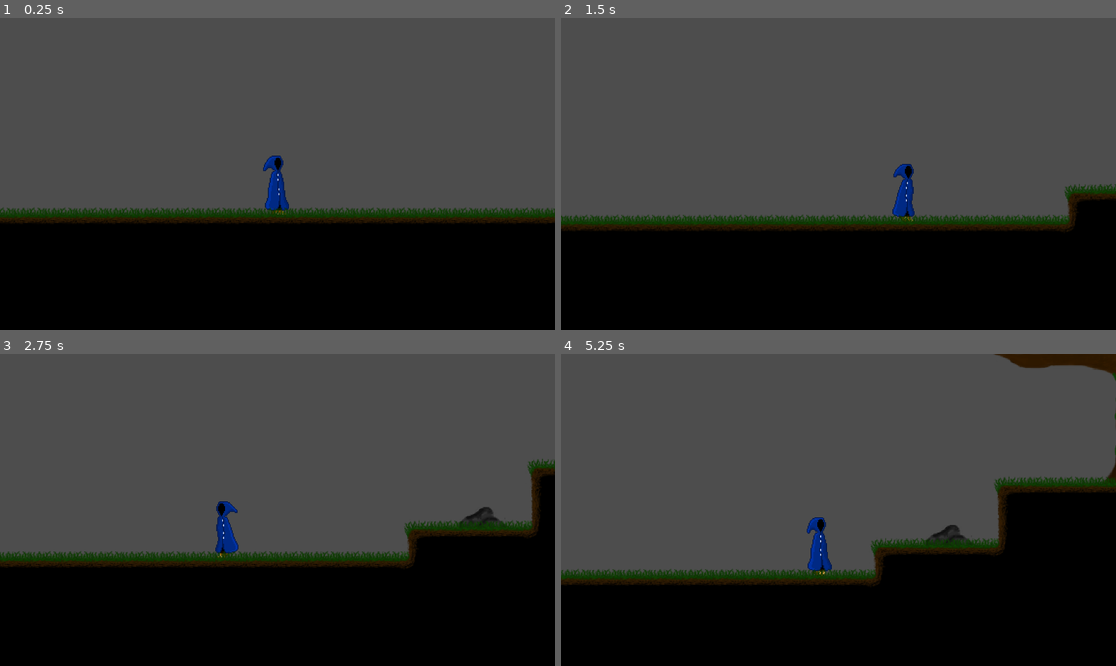
Above: before the commit, frames 1-4 (two rows, left to right).
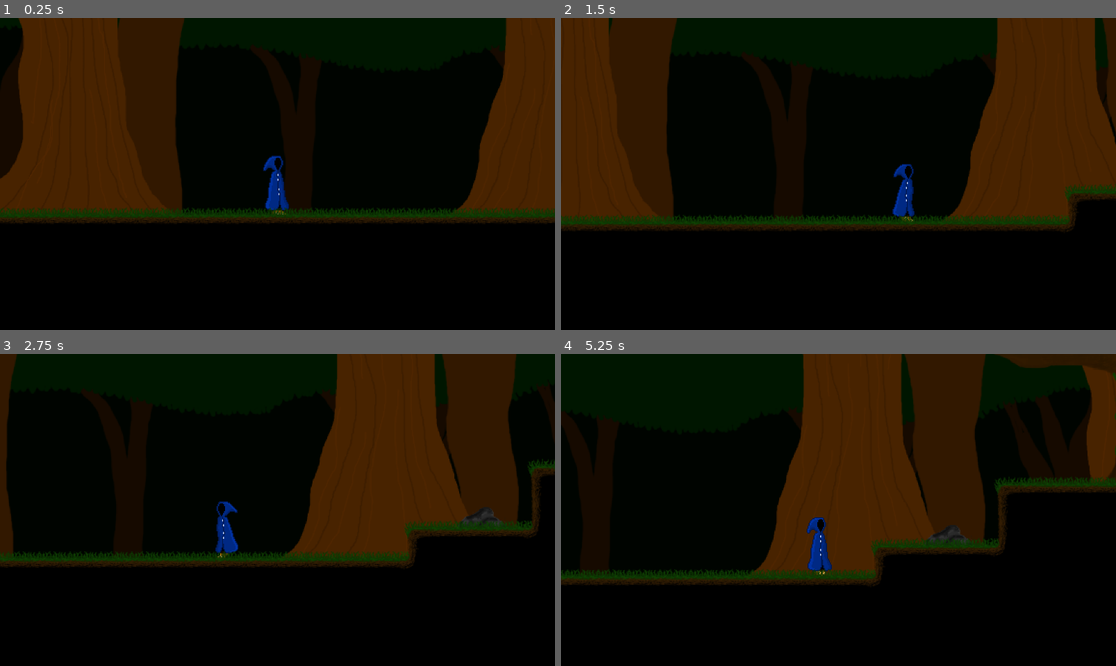
Above: after the commit, the same moments.

Repository: Maurice438361/Nyctophobia-YOGduo
Game: Godot game, scene res://world.tscn
Same seed, same stepped clock (60 frames per second), same inputs: the game is played once before the commit and once after it.
Inputs:
- Up to frame 1 (0.25 s): no input
- Up to frame 2 (1.5 s): tap Enter at 0.5 s; hold D (Right) from 0.53 s (still down); tap Space (Jump) at 0.77 s
- Up to frame 3 (2.75 s): tap Space (Jump) at 1.52 s; release D (Right) at 2.03 s; hold A (Left) from 2.03 s (still down)
- Up to frame 4 (5.25 s): release A (Left) at 2.78 s; hold D (Right) 2.78-4.28 s; tap Space (Jump) at 3.02, 3.77, 4.52 s; hold A (Left) 4.28-5.03 s; hold D (Right) from 5.03 s (still down)

The runs differ from the first frame. In frame 1, 61% of the frame differs, in the area x 0-100%, y 0-64%; in frame 2, 63%, in the area x 0-100%, y 0-66%; in frame 3, 60%; in frame 4, 60%.

Commit message:
Commiting the background now so we don't get merge conflicts.

Diff:
--- a/world.tscn
+++ b/world.tscn
@@ -6,6 +6,12 @@
 [ext_resource type="Texture2D" uid="uid://cc488kgg5j6sf" path="res://assets/TileSets/Grass TileSet  1.1.png" id="3_tlwt5"]
 [ext_resource type="Texture2D" uid="uid://dg4a22he8hgvb" path="res://assets/Objects/TreeWithClimbingVine1.png" id="4_036b0"]
 [ext_resource type="Script" uid="uid://cw0rdsxpa2o1q" path="res://assets/Scripts/Climbing_space_script.gd" id="6_dwbse"]
+[ext_resource type="Texture2D" uid="uid://dpmwkjtcfbkfw" path="res://assets/Sprites/background_layer1.png" id="7_k3n1d"]
+[ext_resource type="Texture2D" uid="uid://bcqejwdrj08ej" path="res://assets/Sprites/background_layer2.png" id="8_2o6r5"]
+[ext_resource type="Texture2D" uid="uid://pi1pfe0ld563" path="res://assets/Sprites/background_layer3.png" id="9_70uel"]
+[ext_resource type="Texture2D" uid="uid://b32m8vurcod2f" path="res://assets/Sprites/background_layer4.png" id="10_hiqwa"]
+[ext_resource type="Texture2D" uid="uid://cktfbf1nex7o" path="res://assets/Sprites/background_layer5.png" id="11_2u3nc"]
+[ext_resource type="Texture2D" uid="uid://cvc0voytxj5xk" path="res://assets/Sprites/background_layer6.png" id="12_udxuc"]
 
 [sub_resource type="TileSetAtlasSource" id="TileSetAtlasSource_fj7yv"]
 texture = ExtResource("1_f3sb7")
@@ -263,6 +269,70 @@
 position = Vector2(146.061, 5.68619)
 shape = SubResource("RectangleShape2D_dwbse")
 
+[node name="ParallaxBackground" type="ParallaxBackground" parent="."]
+scroll_offset = Vector2(20, 0)
+
+[node name="ParallaxLayer" type="ParallaxLayer" parent="ParallaxBackground"]
+position = Vector2(116, 281)
+motion_offset = Vector2(20, 0)
+motion_mirroring = Vector2(800, 0)
+
+[node name="Sprite2D" type="Sprite2D" parent="ParallaxBackground/ParallaxLayer"]
+z_index = -3
+position = Vector2(-234, -260)
+texture = ExtResource("7_k3n1d")
+centered = false
+
+[node name="ParallaxLayer2" type="ParallaxLayer" parent="ParallaxBackground"]
+position = Vector2(116, 281)
+motion_mirroring = Vector2(800, 0)
+
+[node name="Sprite2D" type="Sprite2D" parent="ParallaxBackground/ParallaxLayer2"]
+z_index = -4
+position = Vector2(-234, -260)
+texture = ExtResource("8_2o6r5")
+centered = false
+
+[node name="ParallaxLayer3" type="ParallaxLayer" parent="ParallaxBackground"]
+position = Vector2(116, 281)
+motion_mirroring = Vector2(800, 0)
+
+[node name="Sprite2D" type="Sprite2D" parent="ParallaxBackground/ParallaxLayer3"]
+z_index = -5
+position = Vector2(-234, -260)
+texture = ExtResource("9_70uel")
+centered = false
+
+[node name="ParallaxLayer4" type="ParallaxLayer" parent="ParallaxBackground"]
+position = Vector2(116, 281)
+motion_mirroring = Vector2(800, 0)
+
+[node name="Sprite2D" type="Sprite2D" parent="ParallaxBackground/ParallaxLayer4"]
+z_index = -8
+position = Vector2(-234, -260)
+texture = ExtResource("10_hiqwa")
+centered = false
+
+[node name="ParallaxLayer5" type="ParallaxLayer" parent="ParallaxBackground"]
+position = Vector2(116, 281)
+motion_mirroring = Vector2(800, 0)
+
+[node name="Sprite2D" type="Sprite2D" parent="ParallaxBackground/ParallaxLayer5"]
+z_index = -9
+position = Vector2(-234, -260)
+texture = ExtResource("11_2u3nc")
+centered = false
+
+[node name="ParallaxLayer6" type="ParallaxLayer" parent="ParallaxBackground"]
+position = Vector2(116, 281)
+motion_mirroring = Vector2(800, 0)
+
+[node name="Sprite2D" type="Sprite2D" parent="ParallaxBackground/ParallaxLayer6"]
+z_index = -10
+position = Vector2(-234, -260)
+texture = ExtResource("12_udxuc")
+centered = false
+
 [connection signal="body_entered" from="Climbing_space" to="Climbing_space" method="_on_body_entered"]
 [connection signal="body_exited" from="Climbing_space" to="Climbing_space" method="_on_body_exited"]
 [connection signal="body_entered" from="Climbing_space2" to="Climbing_space2" method="_on_body_entered"]
Binary file added: assets/Sprites/background_layer1.png
Not shown, added: assets/Sprites/background_layer1.png.import
Binary file added: assets/Sprites/background_layer2.png
Not shown, added: assets/Sprites/background_layer2.png.import
Binary file added: assets/Sprites/background_layer3.png
Not shown, added: assets/Sprites/background_layer3.png.import
Binary file added: assets/Sprites/background_layer4.png
Not shown, added: assets/Sprites/background_layer4.png.import
Binary file added: assets/Sprites/background_layer5.png
Not shown, added: assets/Sprites/background_layer5.png.import
Binary file added: assets/Sprites/background_layer6.png
Not shown, added: assets/Sprites/background_layer6.png.import
(and 1 more such lines)
